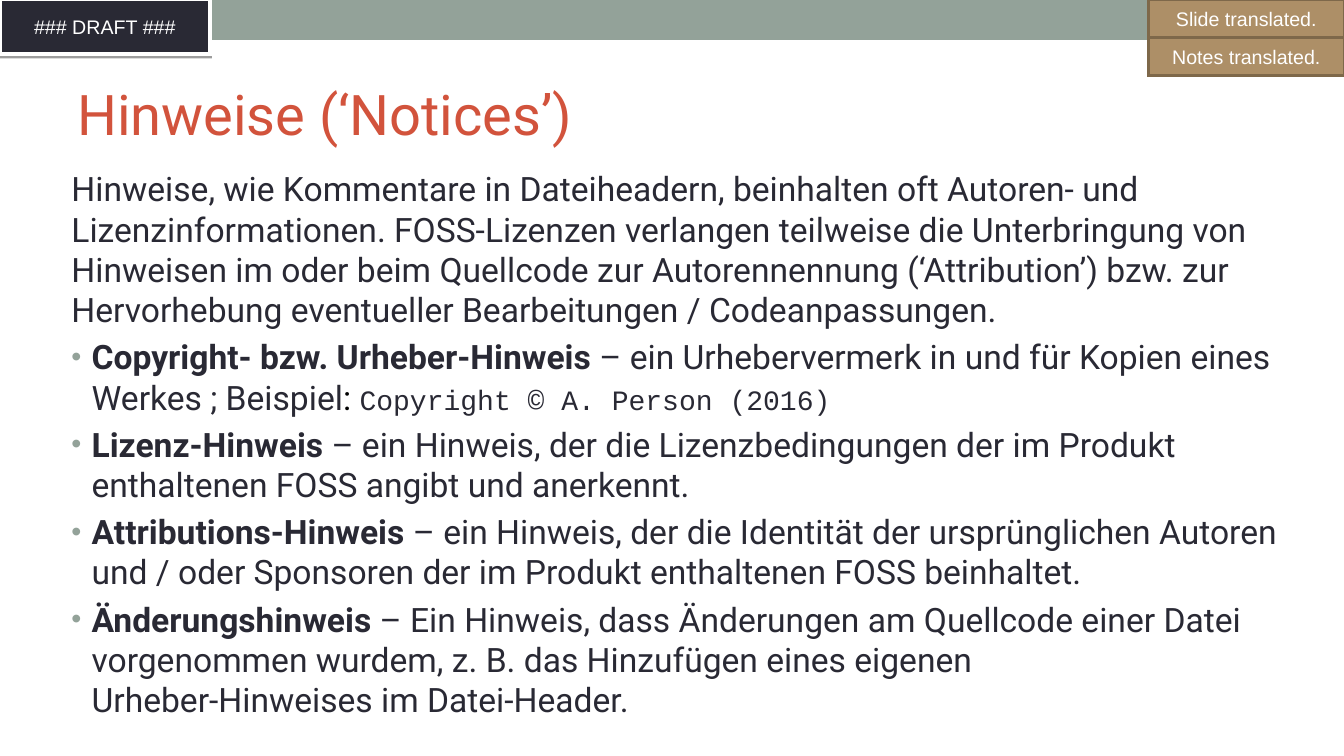
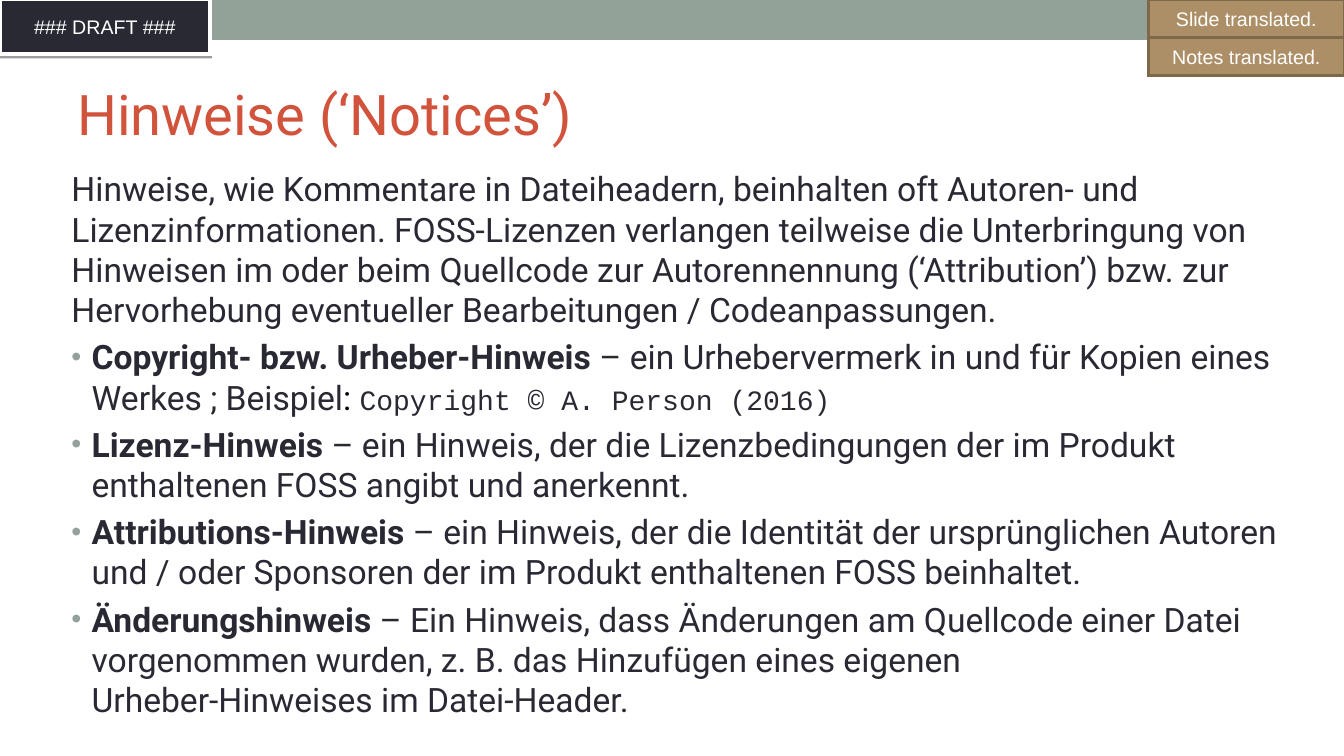
Before and after one commit to SThanheiser/curriculum, a slide deck: slide 23 of translation-DE/slides/DFT_openchain-curriculum-for-1-1_GER.odp. Drawn at 1344x756 pixels with LibreOffice and Linux fonts; fonts in the diff are those of the drawing; background and template pictures are left out. Boxes give left, top, right and bottom in pixels: in the first picture for what was removed or moved away, otherwise in the second. Text is boxed around its words. In the diff, an @@ line names an element or a change of style, - is before the commit and + after.

```diff
--- a/translation-DE/slides/DFT_openchain-curriculum-for-1-1_GER.odp
+++ b/translation-DE/slides/DFT_openchain-curriculum-for-1-1_GER.odp
@@ text at (92, 602, 1241, 713): text changed @@
-• Änderungshinweis – Ein Hinweis, dass Änderungen am Quellcode einer Datei vorgenommen wurdem, z. B. das Hinzufügen eines eigenen
-  Urheber-Hinweises im Datei-Header.
+• Änderungshinweis – Ein Hinweis, dass Änderungen am Quellcode einer Datei vorgenommen wurden, z. B. das Hinzufügen eines eigenen
+  Urheber-Hinweises im Datei-Header.
```
Also in this commit, not shown: 15 other slides changed, 6 slides added, 6 slides removed, 1 other file.
